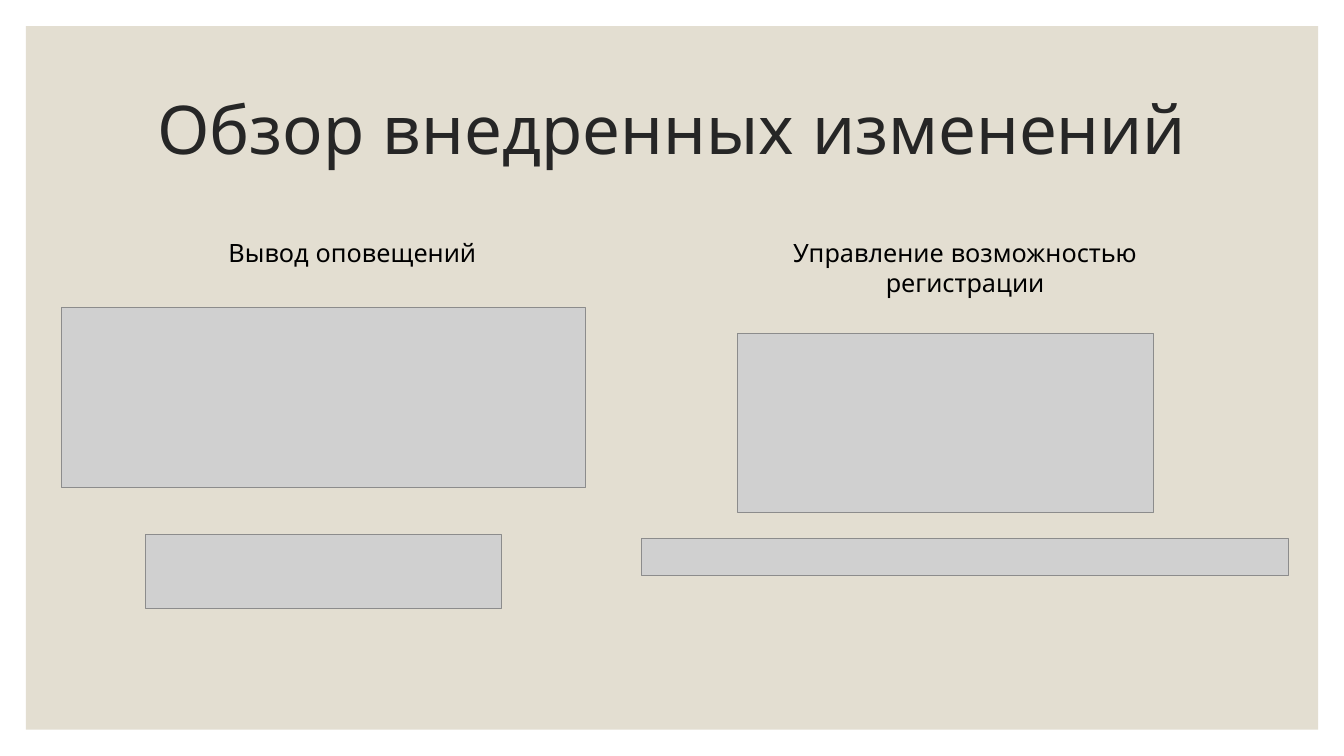
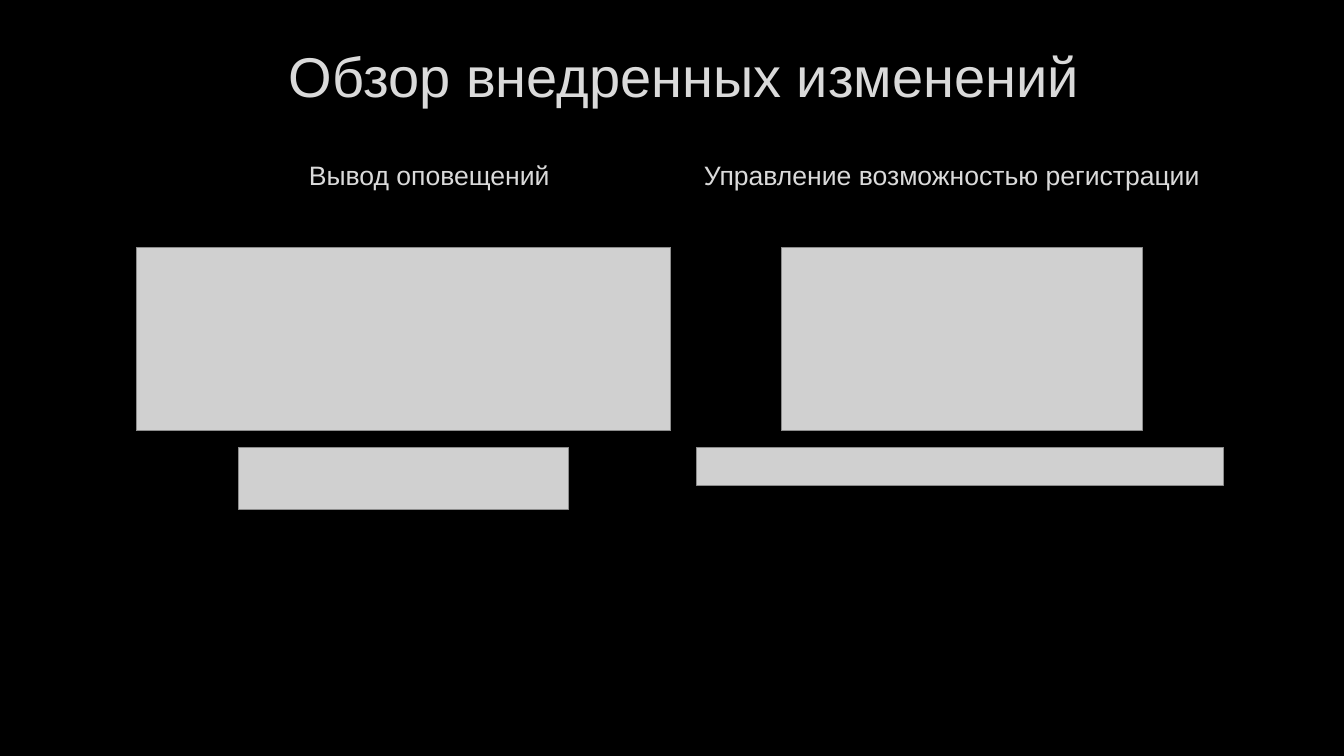
Before and after one commit to PolMarzia/diplom, a slide deck: slide 11 of Prez.pptx. Drawn at 1344x756 pixels with LibreOffice and Linux fonts; fonts in the diff are those of the drawing; grey boxes stand for pictures; background and template pictures are left out. Boxes give left, top, right and bottom in pixels: in the first picture for what was removed or moved away, otherwise in the second. Text is boxed around its words. In the diff, an @@ line names an element or a change of style, - is before the commit and + after.

```diff
--- a/Prez.pptx
+++ b/Prez.pptx
@@ background #FFFFFF to picture (left out) @@
@@ rectangle removed at bbox=[26, 26, 1319, 730] @@
@@ title "Обзор внедренных изменений": place and size @@
-title "Обзор внедренных изменений" at bbox=[157, 102, 1186, 170]
+title "Обзор внедренных изменений" at bbox=[289, 55, 1079, 107]
@@ title "Обзор внедренных изменений" at bbox=[289, 55, 1079, 107]: size 48 to 40 pt, font Quicksand to Arial, text colour #262626 to #DADADA, letter outline none to #404040 0.75 pt; line spacing 0.9 to 1 @@
@@ text "Вывод оповещений": place and size @@
-text "Вывод оповещений" at bbox=[228, 243, 476, 267]
+text "Вывод оповещений" at bbox=[309, 165, 549, 191]
@@ text "Вывод оповещений" at bbox=[309, 165, 549, 191]: size 18 to 19 pt, font Quicksand to Arial, text colour #000000 to #DADADA, letter outline none to #404040 0.75 pt; alignment left to centre @@
@@ text "Управление возможностью регистрации": place and size @@
-text "Управление возможностью регистрации" at bbox=[793, 244, 1137, 298]
+text "Управление возможностью регистрации" at bbox=[704, 166, 1200, 191]
@@ text "Управление возможностью регистрации" at bbox=[704, 166, 1200, 191]: size 18 to 19 pt, font Quicksand to Arial, text colour #000000 to #DADADA, letter outline none to #404040 0.75 pt @@
@@ picture: place and size @@
-picture at bbox=[62, 308, 586, 488]
+picture at bbox=[136, 247, 670, 431]
@@ picture: place and size @@
-picture at bbox=[737, 334, 1154, 512]
+picture at bbox=[781, 247, 1142, 431]
@@ picture: place and size @@
-picture at bbox=[145, 535, 502, 609]
+picture at bbox=[239, 448, 569, 510]
@@ picture: place and size @@
-picture at bbox=[641, 538, 1289, 577]
+picture at bbox=[697, 448, 1225, 486]
```
Also in this commit, not shown: 15 other slides changed, 1 other file.
